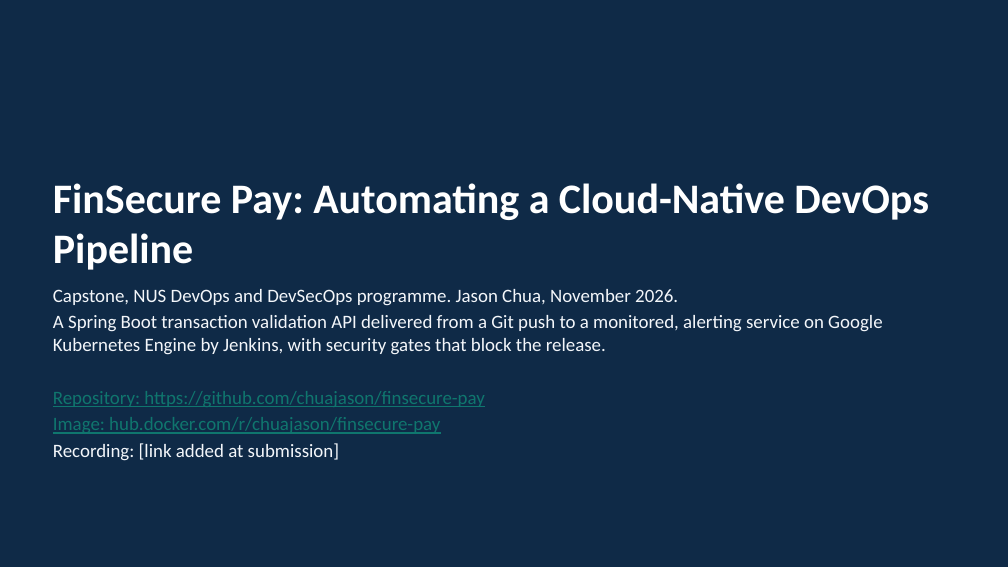
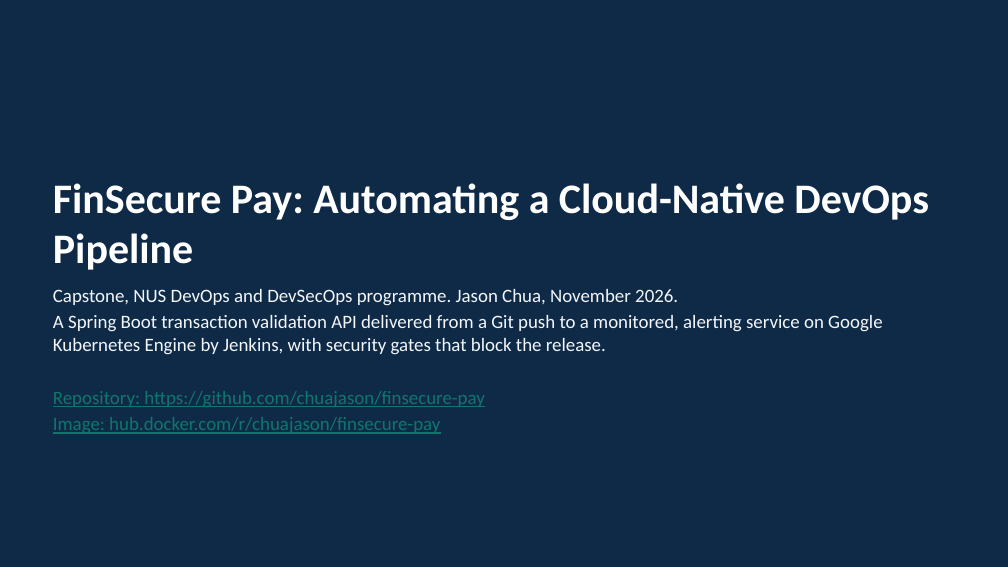
Before and after one commit to chuajason/finsecure-pay, a slide deck: slide 1 of docs/FinSecure_Pay_Capstone.pptx. Drawn at 1008x567 pixels with LibreOffice and Linux fonts; fonts in the diff are those of the drawing. Boxes give left, top, right and bottom in pixels: in the first picture for what was removed or moved away, otherwise in the second. Text is boxed around its words. In the diff, an @@ line names an element or a change of style, - is before the commit and + after.

```diff
--- a/docs/FinSecure_Pay_Capstone.pptx
+++ b/docs/FinSecure_Pay_Capstone.pptx
@@ text at bbox=[53, 443, 339, 461]: paragraph removed @@
-Recording: [link added at submission]
```
Also in this commit, not shown: 1 other slide changed, 2 other files.
